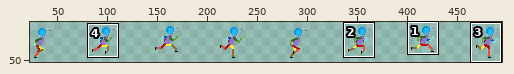
Sprite sheet, stored at The Fallen Guardian/Assets/Art/Characters/Player/Move/Player_Move_Right.png. Above: a wide view before the commit, with the close-up outlined.
Close-up. Before the edit:
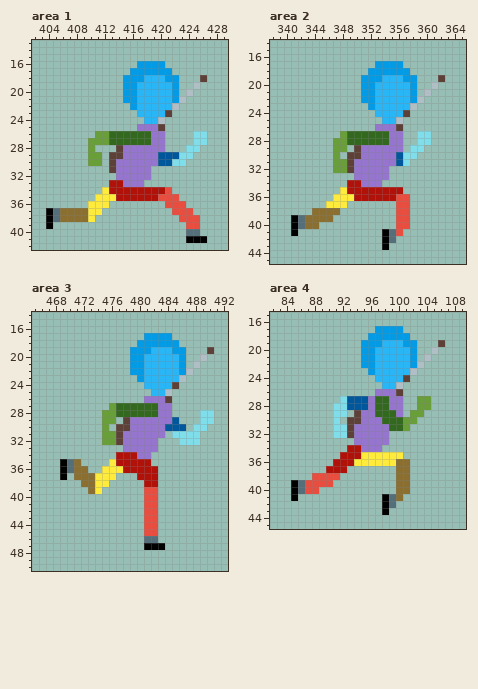
The file is 512x64 pixels. Shown: area 1: x 402..429, y 13..42; area 2: x 338..365, y 14..45; area 3: x 465..492, y 14..50; area 4: x 82..109, y 15..45. The wide view leaves out empty margins. The commit also changed other parts of the picture, which this record leaves out.
The result:
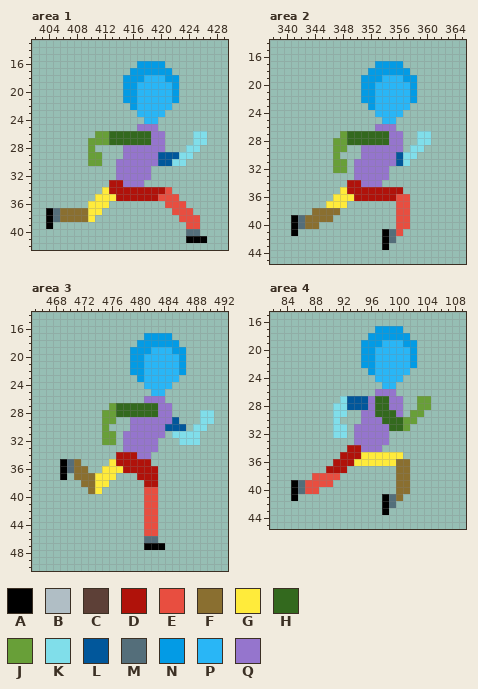
Palette (. is transparent): A #000000  B #b0bec5  C #5d4037  D #b0120a  E #e84e40  F #8a6f30  G #ffeb3b  H #33691e  J #689f38  K #80deea  L #01579b  M #546e7a  N #039be5  P #29b6f6  Q #9575cd
The edit:
--- area 1
@@ x 411..428 @@
 17 .....NNNNNN.......
-18 ....NNNPPPNN...C..
-19 ....NNPPPPPN..B...
-20 ....NNPPPPPN.B....
-21 ....NNPPPPPNB.....
-22 .....NPPPPPB......
-23 ......PPPPC.......
-24 .......PPB........
-25 ......QQQC........
+18 ....NNNPPPNN......
+19 ....NNPPPPPN......
+20 ....NNPPPPPN......
+21 ....NNPPPPPN......
+22 .....NPPPPP.......
+23 ......PPPP........
+24 .......PP.........
+25 ......QQQ.........
 26 JJHHHHHHQQ....KK..
 27 JJHHHHHHQQ....KK..
-28 ...CQQQQQQ...KK...
-29 J.CCQQQQQLLLKK....
-30 J.CQQQQQQLLKK.....
-31 ..CQQQQQ..........
+28 ....QQQQQQ...KK...
+29 J...QQQQQLLLKK....
+30 J..QQQQQQLLKK.....
+31 ...QQQQQ..........
 32 ...QQQQQ..........
--- area 2
@@ x 347..364 @@
 18 .....NNNNNN.......
-19 ....NNNPPPNN...C..
-20 ....NNPPPPPN..B...
-21 ....NNPPPPPN.B....
-22 ....NNPPPPPNB.....
-23 .....NPPPPPB......
-24 ......PPPPC.......
-25 .......PPB........
-26 ......QQQC........
+19 ....NNNPPPNN......
+20 ....NNPPPPPN......
+21 ....NNPPPPPN......
+22 ....NNPPPPPN......
+23 .....NPPPPP.......
+24 ......PPPP........
+25 .......PP.........
+26 ......QQQ.........
 27 .JHHHHHHQQ..KK....
 28 JJHHHHHHQQ..KK....
-29 JJ.CQQQQQQ.KK.....
-30 J.CCQQQQQLKK......
-31 JJCQQQQQQLK.......
-32 JJCQQQQQ..........
+29 JJ..QQQQQQ.KK.....
+30 J...QQQQQLKK......
+31 JJ.QQQQQQLK.......
+32 JJ.QQQQQ..........
 33 ...QQQQQ..........
--- area 3
@@ x 475..492 @@
 18 .....NNNNNN.......
-19 ....NNNPPPNN...C..
-20 ....NNPPPPPN..B...
-21 ....NNPPPPPN.B....
-22 ....NNPPPPPNB.....
-23 .....NPPPPPB......
-24 ......PPPPC.......
-25 .......PPB........
-26 ......QQQC........
+19 ....NNNPPPNN......
+20 ....NNPPPPPN......
+21 ....NNPPPPPN......
+22 ....NNPPPPPN......
+23 .....NPPPPP.......
+24 ......PPPP........
+25 .......PP.........
+26 ......QQQ.........
 27 .JHHHHHHQQ........
 28 JJHHHHHHQQ....KK..
-29 JJ.CQQQQQQL...KK..
-30 J.CCQQQQQLLL.KK...
-31 JJCQQQQQQ.KKKK....
-32 JJCQQQQQ...KKK....
+29 JJ..QQQQQQL...KK..
+30 J...QQQQQLLL.KK...
+31 JJ.QQQQQQ.KKKK....
+32 JJ.QQQQQ...KKK....
 33 ...QQQQQ..........
--- area 4
@@ x 91..108 @@
 18 .....NNNNNN.......
-19 ....NNNPPPNN...C..
-20 ....NNPPPPPN..B...
-21 ....NNPPPPPN.B....
-22 ....NNPPPPPNB.....
-23 .....NPPPPPB......
-24 ......PPPPC.......
-25 .......PPB........
-26 ......QQQC........
+19 ....NNNPPPNN......
+20 ....NNPPPPPN......
+21 ....NNPPPPPN......
+22 ....NNPPPPPN......
+23 .....NPPPPP.......
+24 ......PPPP........
+25 .......PP.........
+26 ......QQQ.........
 27 .KLLLQHHQQ..JJ....
 28 KKLLLQHHQQ..JJ....
-29 KK.CQQHHHQ.JJ.....
-30 K.CCQQQHHHJJ......
-31 KKCQQQQQHHJ.......
-32 KKCQQQQQ..........
+29 KK..QQHHHQ.JJ.....
+30 K...QQQHHHJJ......
+31 KK.QQQQQHHJ.......
+32 KK.QQQQQ..........
 33 ...QQQQQ..........
Pixel boxes of the changes (left, top, right, bottom) in both close-ups:
erased: (158, 75, 207, 131)
erased: (109, 145, 123, 173)
erased: (396, 75, 445, 131)
erased: (347, 145, 361, 173)
erased: (165, 347, 214, 403)
erased: (116, 417, 130, 445)
erased: (396, 340, 445, 396)
erased: (347, 410, 361, 438)
